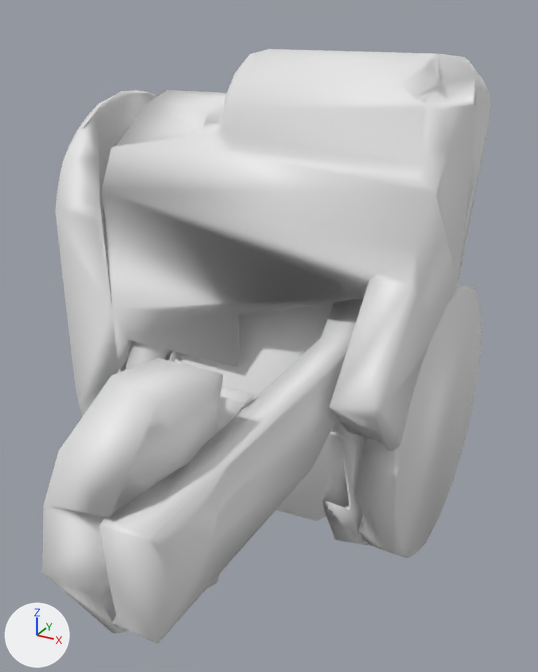
Two versions of the glTF model ros2_ws/src/m1_control/m1_control/web_assets/meshes/7231cfe347.glb, one commit apart.
The view is the same before and after, from a 50 mm lens placed at (0.0779, -0.0662, 0.0596), pointed at (0.014, 0.05, 0.0015). Lighting does not change. The marker at lower left points along +X, +Y and +Z. The first picture is the older version. Where no turn or scale is listed for an object, it has been applied to the vertices.

The older version as bpy lines, for what is in view:
```python
me_geometry_0 = bpy.data.meshes.new('geometry_0')
me_geometry_0.from_pydata(...)  # 1730 vertices, 3467 faces; spans x -0.0325..0.0457, y -0.0178..0.1106, z -0.0477..0.0527
ob_geometry_0 = bpy.data.objects.new('geometry_0', me_geometry_0)
ob_geometry_0.location = (0.0, 0.0, 0.0)
```
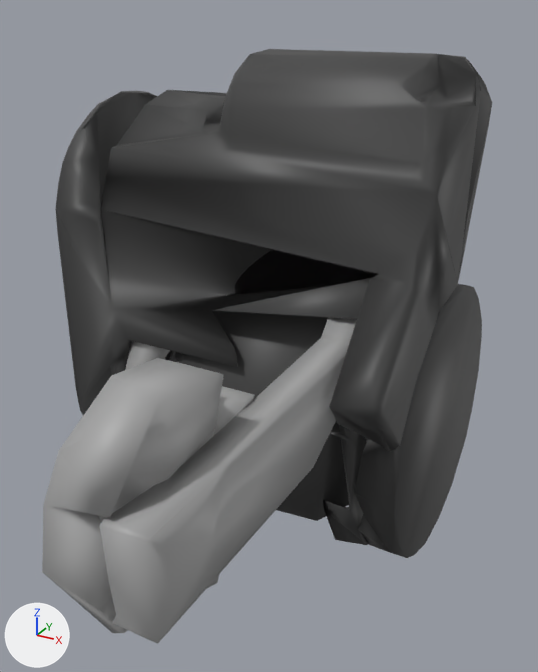
The change, as a list of edits to the scene's bpy script:
```text
Add mat_defaultmaterial:
    mat_defaultmaterial = bpy.data.materials.new('DefaultMaterial')
    mat_defaultmaterial.use_nodes = True; mat_defaultmaterial.node_tree.nodes.clear()
    _N = mat_defaultmaterial.node_tree.nodes; _L = mat_defaultmaterial.node_tree.links
    n0 = _N.new('ShaderNodeOutputMaterial'); n0.name = 'Material Output'
    n1 = _N.new('ShaderNodeBsdfPrincipled'); n1.name = 'Principled BSDF'
    n2 = _N.new('ShaderNodeVertexColor'); n2.name = 'Color Attribute'
    _L.new(n1.outputs[0], n0.inputs[0])  # 'BSDF' to 'Surface'
    _L.new(n2.outputs[0], n1.inputs[0])  # 'Color' to 'Base Color'
Change me_geometry_0:
    used by ob_geometry_0; location = (0.0, 0.0, 0.0)
    remove me_geometry_0.from_pydata(...)  # 1730 vertices, 3467 faces; spans x -0.0325..0.0457, y -0.0178..0.1106, z -0.0477..0.0527
    add me_geometry_0.from_pydata(...)  # 1727 vertices, 3467 faces; spans x -0.0325..0.0457, y -0.0178..0.1106, z -0.0477..0.0527
    me_geometry_0 part 1
    55 vertices are removed from x -0.0204..0.0453, y -0.0175..0.1035, z -0.0261..0.0398
    265 faces are deleted
    9 vertices move from x -0.0204..0.0451, y 0.0407..0.0969, z -0.0078..0.0336 to x -0.0204..0.045, y 0.0407..0.0977, z -0.0077..0.0335
    52 vertices are added at x -0.0204..0.0451, y -0.016..0.0958, z -0.0233..0.0388
    265 new faces join them
    me_geometry_0 part 2: 3217 faces spanning x -0.0325..0.0457, y -0.0178..0.1106, z -0.0477..0.0527 switch from no material to mat_defaultmaterial
```

What differs and where, as boxes [x1, y1, x2, y2] in the pictures (538 x 672 px; the box of a moved part takes in the faces that stretch with it):
part 1 of me_geometry_0, moved or reshaped: [42, 93, 481, 633] in both
part 2 of me_geometry_0, recoloured (white to grey): [42, 49, 492, 644] in both
